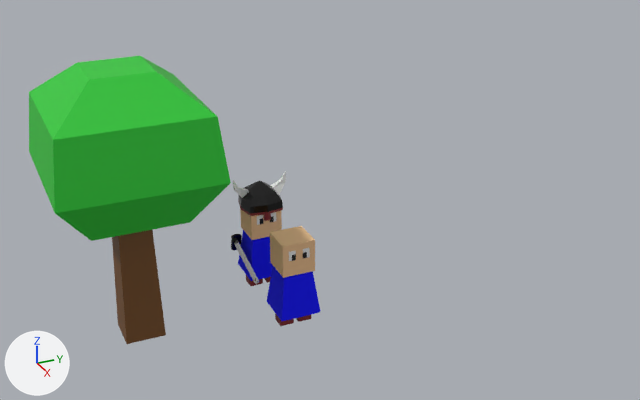
What one commit did to the Blender file Assets/Meshes/Trees.blend.
Before and after are seen from a camera (50 mm lens) standing at (15.64, -3.02, 10.0) and looking at (-0.23, 4.12, 2.07). Arrows for +X, +Y and +Z are at lower left; the lights stay in place. The same objects are shown in both versions, whatever each file hides.

In view in the first picture: 'BasicUnit', 'EBasicUnit', 'Leaves', 'Sword', 'Trunk'.
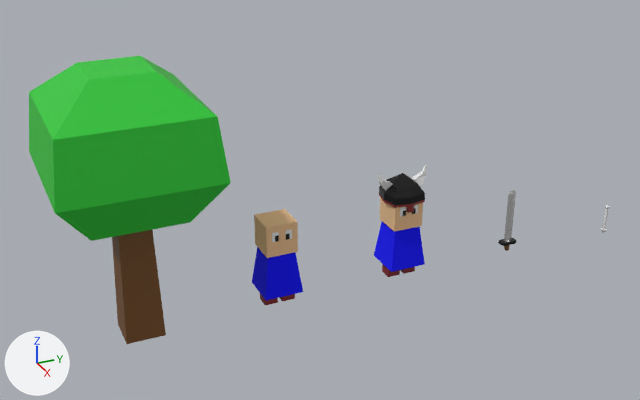
Where the change shows, as pixel boxes [x1, y1, x2, y2] in the pictures (640 x 400 px):
'EBasicUnit', moved: before [233, 171, 286, 286]; after [374, 164, 427, 277]
'BasicUnit', moved: before [267, 226, 320, 326]; after [252, 209, 303, 305]
'Sword', moved, turned: before [231, 234, 259, 285]; after [498, 190, 517, 251]

The edits, one by one:
Object 'BasicUnit' (ob_basicunit) moves from (0.9, 3.0, 0.0) to (0.0, 3.0, 0.0).
Object 'EBasicUnit' (ob_ebasicunit) moves from (-0.9, 3.0, 0.0) to (0.0, 6.0, 0.0).
Object 'Sword' (ob_sword) turns from (-105, 0, -90) to (0, 0, 0) degrees about x, y and z.
Object 'Sword' (ob_sword) moves from (-1.32, 2.51, 0.97) to (0.0, 9.0, 0.0).
